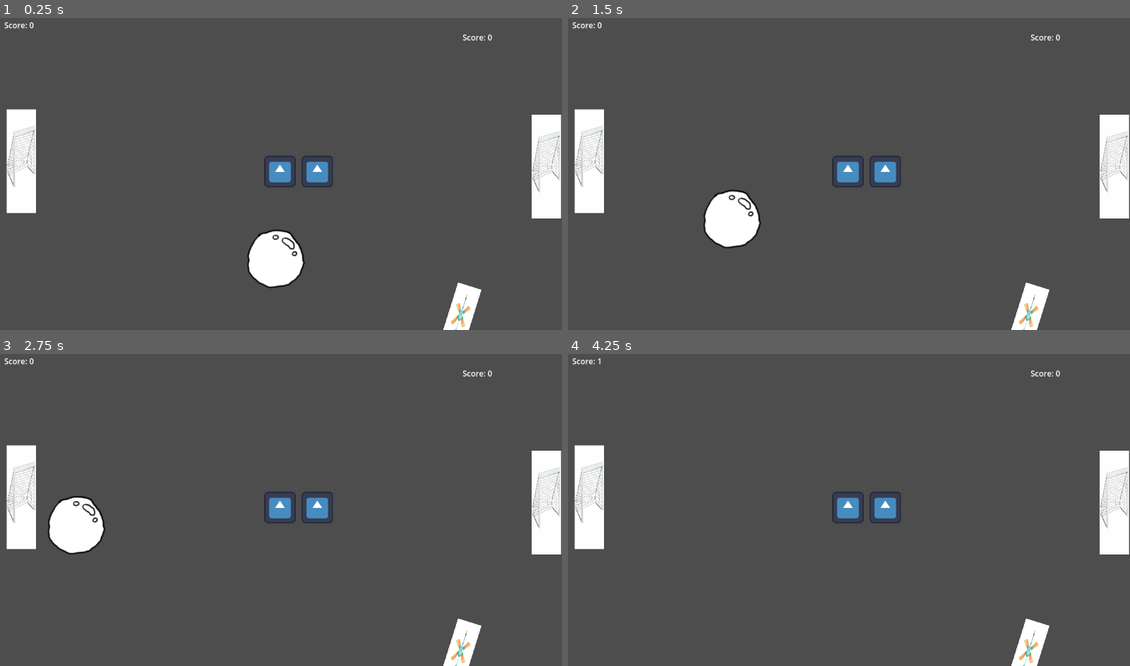
Above: before the commit, frames 1-4 (two rows, left to right).
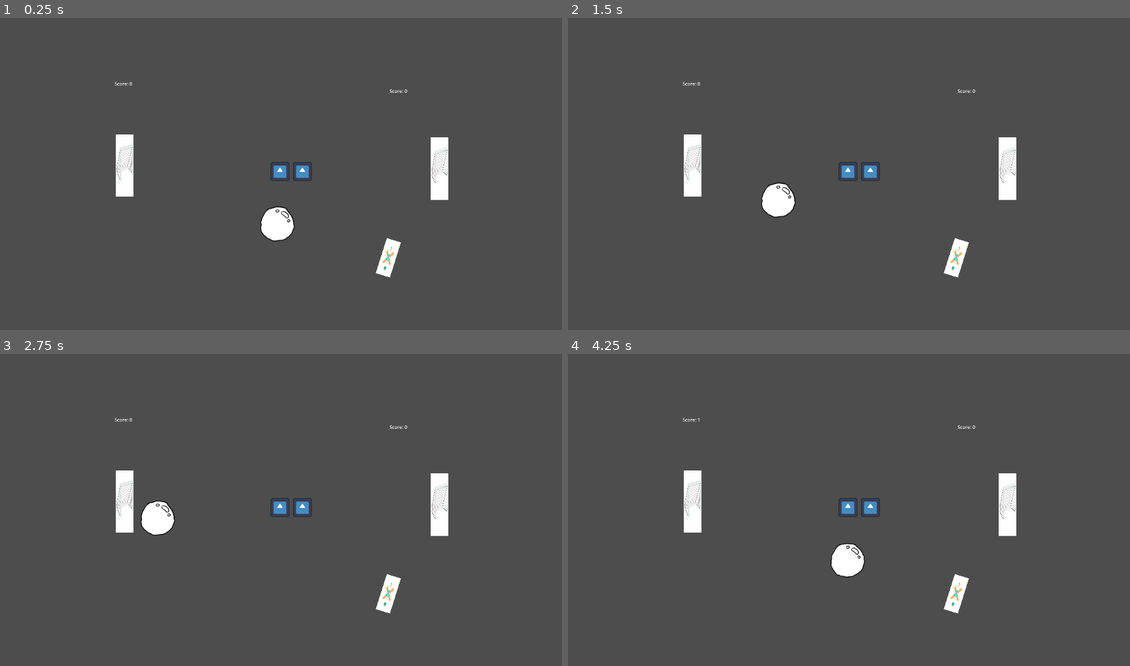
Above: after the commit, the same moments.

Repository: Calandir/ggj-2025
Game: Godot game, scene res://Scenes/example_scene.tscn
The game is run twice, just before and just after one commit, with the same random seed, the same clock (stepped at 60 frames per second) and the same inputs. The engine's default icon, where the game draws it, is replaced by a stand-in: a white triangle on a blue panel in a dark square.
Inputs:
- Up to frame 1 (0.25 s): no input
- Up to frame 2 (1.5 s): no input
- Up to frame 3 (2.75 s): no input
- Up to frame 4 (4.25 s): tap Enter at 3.5 s; tap 1 (debug_spawn_bubble, bound only after the commit) at 4.15 s

The runs differ from the first frame. In frame 1, 8.4% of the frame differs, in the area x 0-100%, y 1-100%; in frame 2, 8.6%; in frame 3, 8.6%; in frame 4, 7.1%.

Commit message:
Pick up, put down fans. Push 1 to spawn bubble

Diff:
--- a/Scenes/example_scene.tscn
+++ b/Scenes/example_scene.tscn
@@ -1,5 +1,6 @@
-[gd_scene load_steps=6 format=3 uid="uid://bi38mugybmfl0"]
+[gd_scene load_steps=7 format=3 uid="uid://bi38mugybmfl0"]
 
+[ext_resource type="Script" path="res://Scripts/debug_bubble_spawner.gd" id="1_7vexg"]
 [ext_resource type="PackedScene" uid="uid://dthq8fdiqs16e" path="res://Scenes/Bubble.tscn" id="1_b6d3v"]
 [ext_resource type="PackedScene" uid="uid://ctetupenyhqif" path="res://Scenes/Fan.tscn" id="2_acuum"]
 [ext_resource type="PackedScene" path="res://Scenes/Goal.tscn" id="3_m40s0"]
@@ -9,6 +10,7 @@
 [node name="MainScene" type="Node2D"]
 
 [node name="Camera2D" type="Camera2D" parent="."]
+zoom = Vector2(0.6, 0.6)
 
 [node name="Bubble0_RigidBody2D" parent="." instance=ExtResource("1_b6d3v")]
 gravity_scale = 0.0
@@ -45,5 +47,8 @@
 script = ExtResource("4_em4yn")
 metadata/_edit_use_anchors_ = true
 
+[node name="DebugBubbleSpawner" type="Node" parent="."]
+script = ExtResource("1_7vexg")
+
 [connection signal="goal_scored" from="GoalA" to="GoalA/LabelA" method="_on_goal_goal_scored"]
 [connection signal="goal_scored" from="GoalB" to="GoalB/LabelB" method="_on_goal_goal_scored"]
--- a/Scenes/player.tscn
+++ b/Scenes/player.tscn
@@ -3,15 +3,16 @@
 [ext_resource type="Texture2D" uid="uid://4hoxtlx5vb2r" path="res://Art/icon.svg" id="1_od4jm"]
 [ext_resource type="Script" path="res://Scripts/player.gd" id="1_wx3g0"]
 
-[sub_resource type="CircleShape2D" id="CircleShape2D_7m7vh"]
+[sub_resource type="RectangleShape2D" id="RectangleShape2D_kjcks"]
+size = Vector2(128, 128)
 
 [node name="Player" type="CharacterBody2D"]
 scale = Vector2(0.5, 0.5)
+motion_mode = 1
 script = ExtResource("1_wx3g0")
 
 [node name="CollisionShape2D" type="CollisionShape2D" parent="."]
-shape = SubResource("CircleShape2D_7m7vh")
-disabled = true
+shape = SubResource("RectangleShape2D_kjcks")
 
 [node name="Sprite2D" type="Sprite2D" parent="."]
 texture = ExtResource("1_od4jm")
--- /dev/null
+++ b/Scripts/debug_bubble_spawner.gd
@@ -0,0 +1,8 @@
+extends Node
+
+@onready var bubble_scene = preload("res://Scenes/Bubble.tscn")
+
+# Called every frame. 'delta' is the elapsed time since the previous frame.
+func _process(delta):
+	if Input.is_action_just_pressed("debug_spawn_bubble"):
+		get_tree().root.add_child(bubble_scene.instantiate())
--- a/Scripts/fan.gd
+++ b/Scripts/fan.gd
@@ -1,3 +1,4 @@
+class_name Fan
 extends Area2D
 
 
@@ -19,6 +20,8 @@
 # Keep track of bubbles in current fan area.
 var _bubbles_in_fan  = []
 
+# To make sure only one player can pick this up at once
+var _picked_up_by_player: Player = null
 
 # Called when the node enters the scene tree for the first time.
 func _ready() -> void:
@@ -38,10 +41,16 @@
 func _on_Area2D_body_entered(body) -> void:
 	if body is RigidBody2D:
 		_bubbles_in_fan.append(body)
+	elif body is Player:
+		if not body.pickup_in_range:
+			body.pickup_in_range = self
 
 func _on_Area2D_body_exited(body) -> void:
 	if body is RigidBody2D:
 		_bubbles_in_fan.erase(body)
+	elif body is Player:
+		if body.pickup_in_range == self:
+			body.pickup_in_range = null
 
 
 func _push_bubble(bubble: RigidBody2D, delta: float) -> void:
--- a/Scripts/player.gd
+++ b/Scripts/player.gd
@@ -1,3 +1,4 @@
+class_name Player
 extends CharacterBody2D
 
 const TURN_WITH_SEPARATE_CONTROLS: bool = false
@@ -5,6 +6,33 @@
 const SPEED = 300.0
 
 @export var player_num: int = 0
+
+# Gets set while in range and/or picked up
+var pickup_in_range: Fan = null
+
+func _process(delta):
+	_process_pick_up()
+
+func _process_pick_up():
+	var input_prefix = "p" + str(player_num)
+	if not Input.is_action_just_pressed(input_prefix + "_pick_up_down"):
+		return
+
+	if not pickup_in_range:
+		return
+
+	if pickup_in_range._picked_up_by_player == self:
+		# Put it down
+		pickup_in_range._picked_up_by_player = null
+		pickup_in_range.reparent(get_parent())
+	else:
+		# Try to pick it up
+		var is_picked_up_by_other_player = pickup_in_range._picked_up_by_player != null
+		if is_picked_up_by_other_player:
+			return
+
+		pickup_in_range._picked_up_by_player = self
+		pickup_in_range.reparent(self)
 
 func _physics_process(delta):
 	var inputVector2 = _get_move_input()
@@ -21,6 +49,10 @@
 func _process_rotation(input_direction: Vector2):
 	if not input_direction.is_zero_approx():
 		rotation_degrees = 90.0 + rad_to_deg(input_direction.angle())
+
+		# Apply rotation to current pickup as well
+		if pickup_in_range != null and pickup_in_range._picked_up_by_player == self:
+			pickup_in_range.rotation_degrees = rotation_degrees
 
 		#print(str(input_direction) + " " + str(input_direction.angle()))
 
--- a/project.godot
+++ b/project.godot
@@ -105,6 +105,23 @@
 "events": [Object(InputEventJoypadMotion,"resource_local_to_scene":false,"resource_name":"","device":1,"axis":3,"axis_value":1.0,"script":null)
 ]
 }
+p0_pick_up_down={
+"deadzone": 0.5,
+"events": [Object(InputEventJoypadButton,"resource_local_to_scene":false,"resource_name":"","device":0,"button_index":2,"pressure":0.0,"pressed":true,"script":null)
+, Object(InputEventKey,"resource_local_to_scene":false,"resource_name":"","device":-1,"window_id":0,"alt_pressed":false,"shift_pressed":false,"ctrl_pressed":false,"meta_pressed":false,"pressed":false,"keycode":0,"physical_keycode":69,"key_label":0,"unicode":101,"location":0,"echo":false,"script":null)
+]
+}
+p1_pick_up_down={
+"deadzone": 0.5,
+"events": [Object(InputEventJoypadButton,"resource_local_to_scene":false,"resource_name":"","device":1,"button_index":2,"pressure":0.0,"pressed":true,"script":null)
+, Object(InputEventKey,"resource_local_to_scene":false,"resource_name":"","device":-1,"window_id":0,"alt_pressed":false,"shift_pressed":false,"ctrl_pressed":false,"meta_pressed":false,"pressed":false,"keycode":0,"physical_keycode":47,"key_label":0,"unicode":47,"location":0,"echo":false,"script":null)
+]
+}
+debug_spawn_bubble={
+"deadzone": 0.5,
+"events": [Object(InputEventKey,"resource_local_to_scene":false,"resource_name":"","device":-1,"window_id":0,"alt_pressed":false,"shift_pressed":false,"ctrl_pressed":false,"meta_pressed":false,"pressed":false,"keycode":0,"physical_keycode":49,"key_label":0,"unicode":49,"location":0,"echo":false,"script":null)
+]
+}
 
 [rendering]
 
